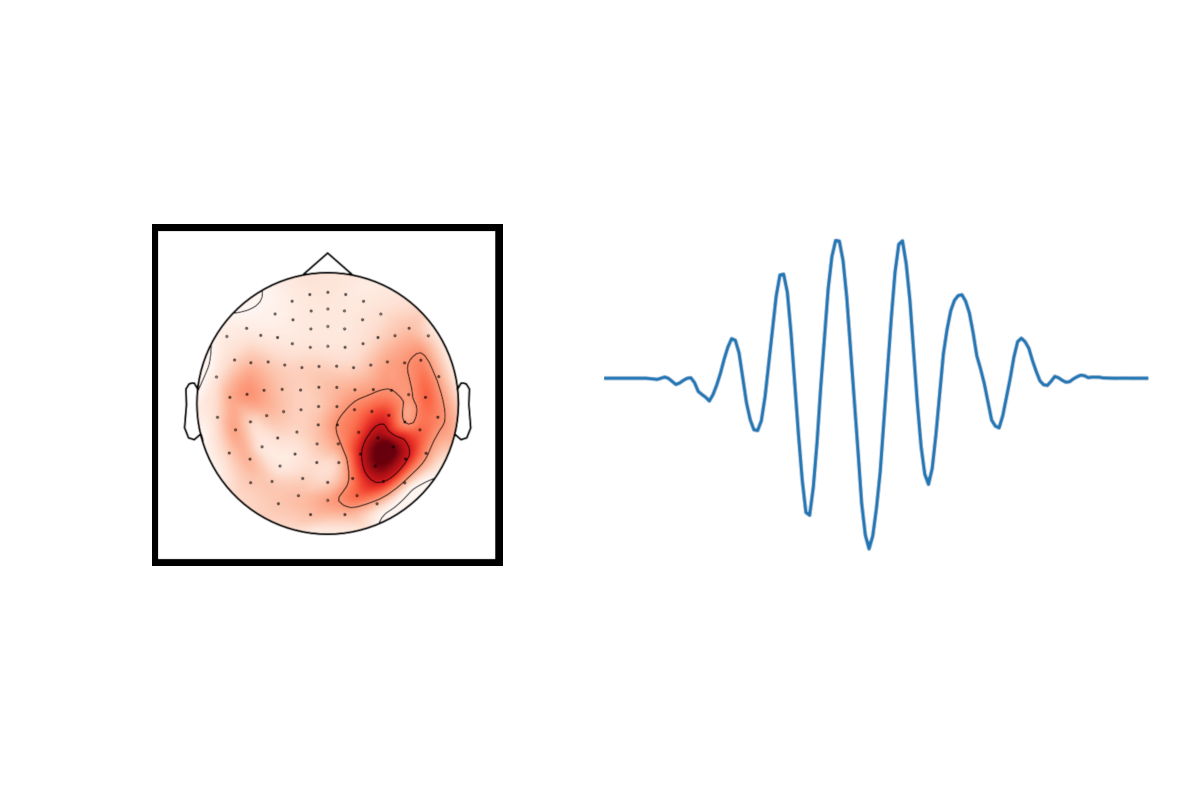
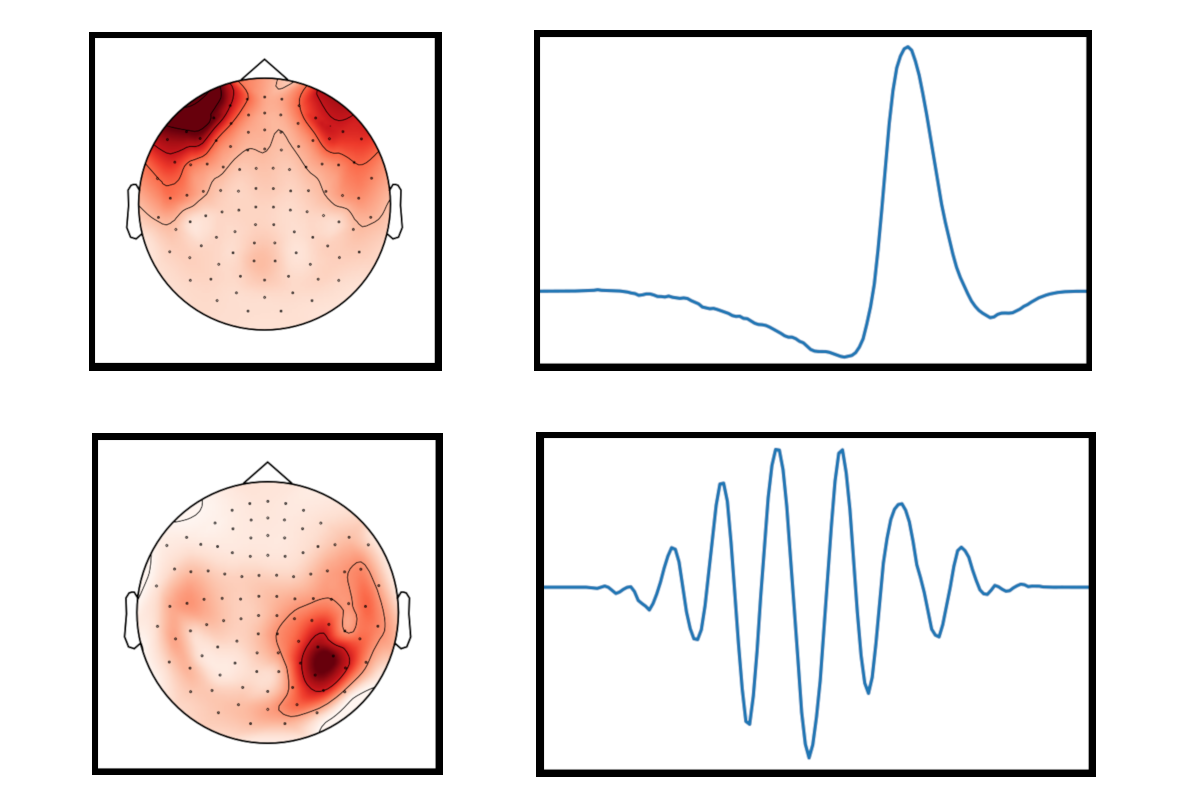
Layers edited between the first and the second 1200 × 800 image:
removed layer "topomap" over [158, 231, 496, 560]
removed layer "temporal" over [604, 229, 1149, 561]
added layer "atom1" above "atom2" over [92, 432, 1096, 777]
added layer "atom2" above "Background" over [89, 30, 1092, 371]
painted on "Background" over [152, 224, 503, 566]
